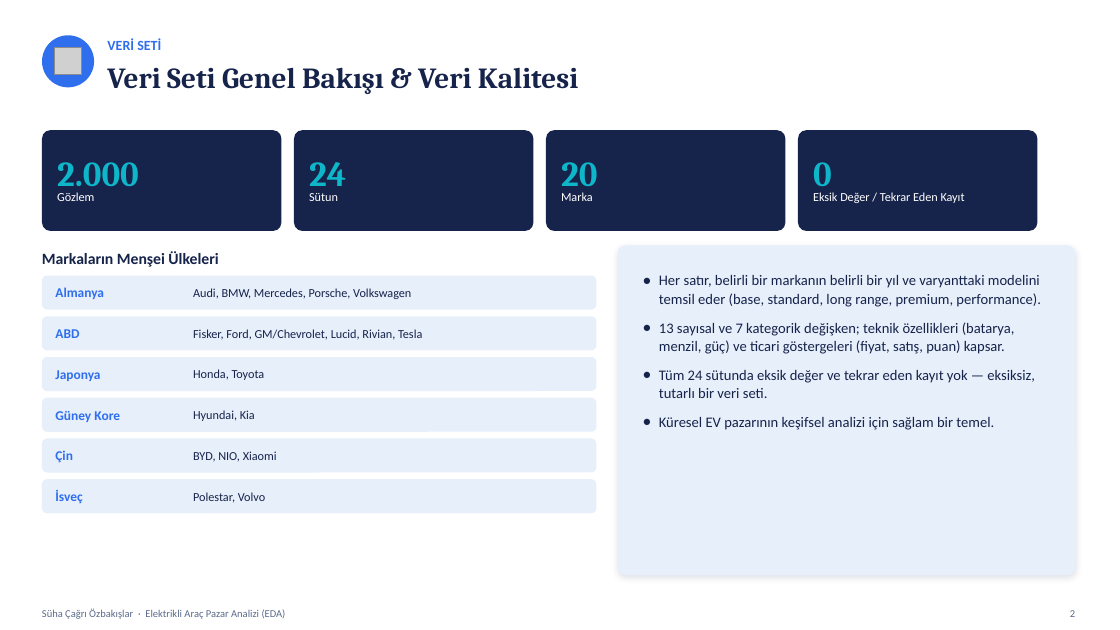
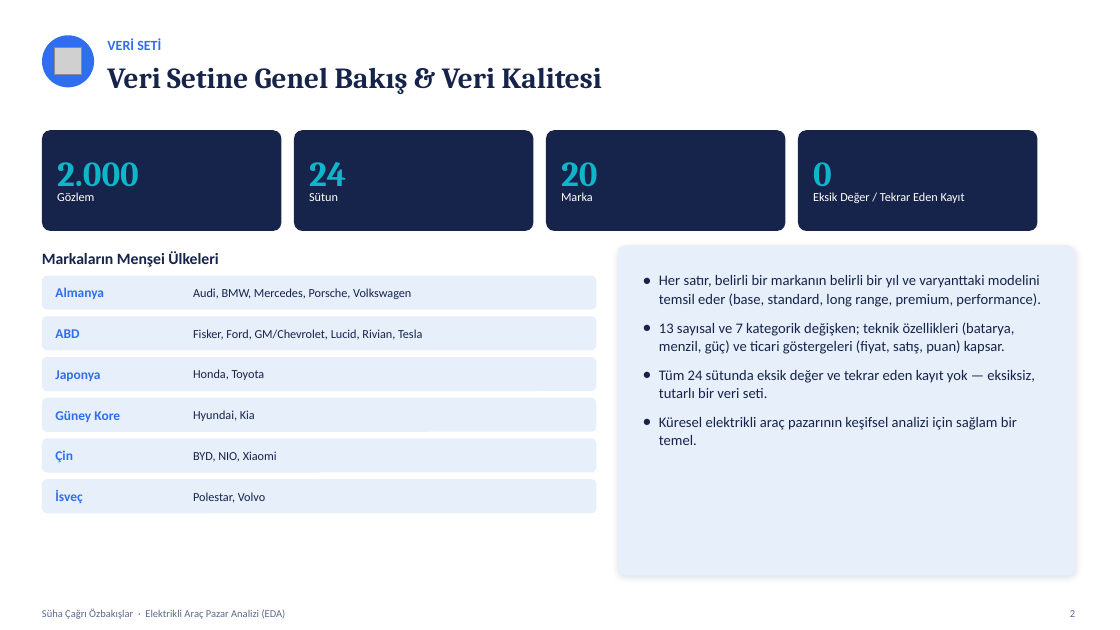
Before and after one commit to ozbakislar/elektrofahrzeuge-datenanalyse, a slide deck: slide 2 of präsentationen/elektrofahrzeuge_datenanalyse_präsentation_tr.pptx. Drawn at 1120x630 pixels with LibreOffice and Linux fonts; fonts in the diff are those of the drawing; grey boxes stand for pictures. Boxes give left, top, right and bottom in pixels: in the first picture for what was removed or moved away, otherwise in the second. Text is boxed around its words. In the diff, an @@ line names an element or a change of style, - is before the commit and + after.

```diff
--- a/präsentationen/elektrofahrzeuge_datenanalyse_präsentation_tr.pptx
+++ b/präsentationen/elektrofahrzeuge_datenanalyse_präsentation_tr.pptx
@@ text at <box>107,67,602,94</box>: text changed @@
-Veri Seti Genel Bakışı & Veri Kalitesi
+Veri Setine Genel Bakış & Veri Kalitesi
@@ text at <box>659,417,1017,445</box>: text changed @@
-● Küresel EV pazarının keşifsel analizi için sağlam bir temel.
+● Küresel elektrikli araç pazarının keşifsel analizi için sağlam bir temel.
```
Also in this commit, not shown: 3 other slides changed, 1 other file.
